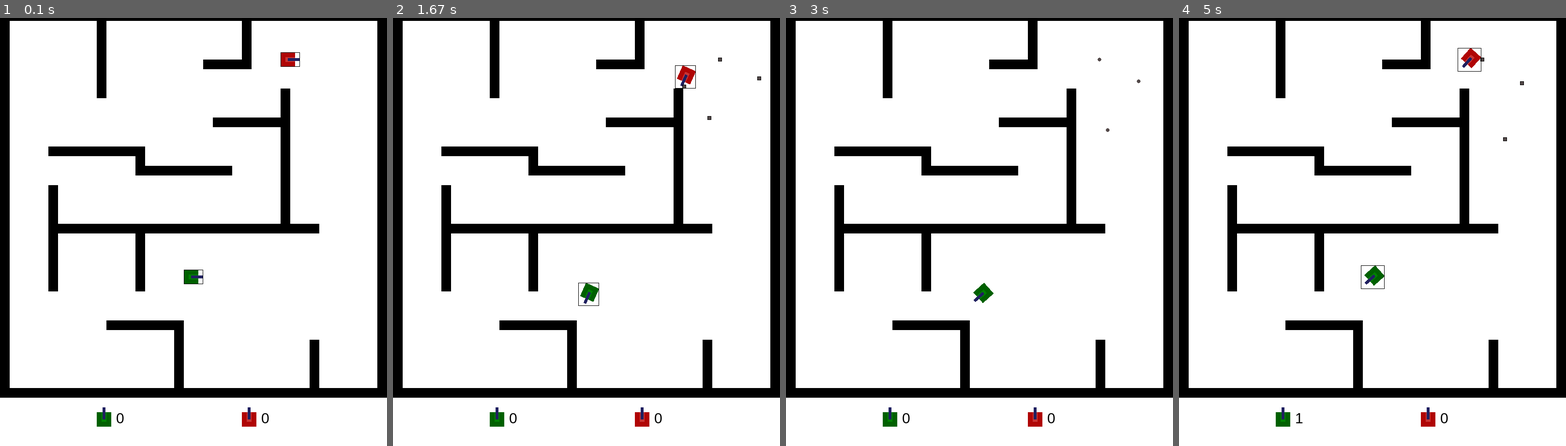
Above: before the commit, frames 1-4 (left to right).
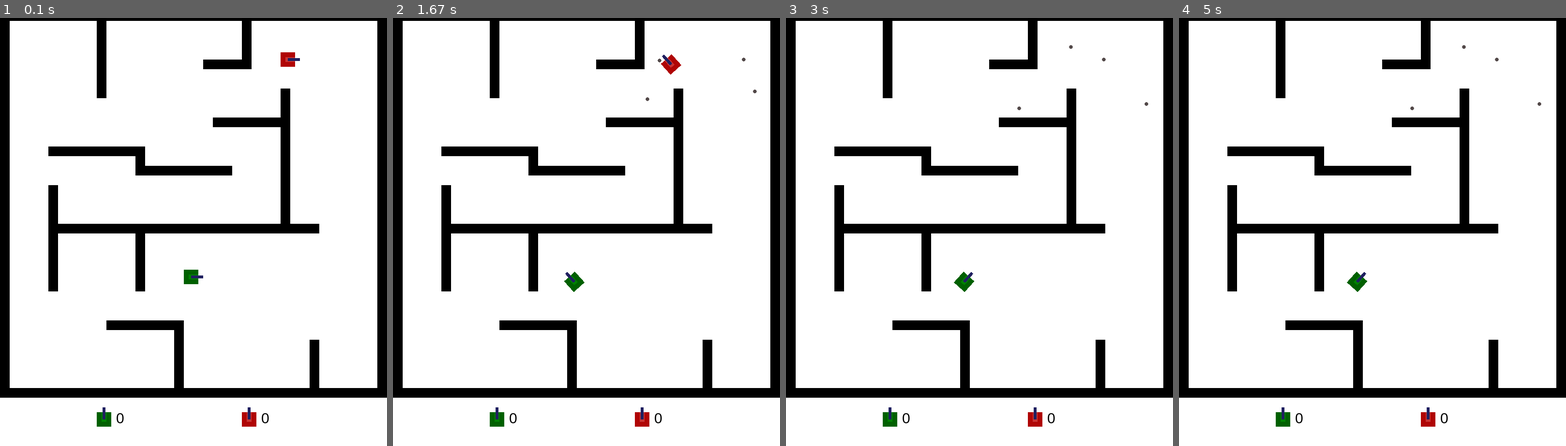
Above: after the commit, the same moments.

Repository: will-hd/Tank-Trouble
Game: pygame game, started from run.py
Two runs of this game, one before a commit and one after it. Both use one fixed random seed, a clock stepped at 60 frames per second and the inputs below.
Inputs:
- Up to frame 1 (0.1 s): no input
- Up to frame 2 (1.67 s): tap F at 0.33, 0.73, 1.03, 1.23, 1.57 s; hold Right 0.67-1.13 s; hold D 0.67-1.13 s; hold Up 1.17-1.47 s; hold W 1.17-1.47 s; hold Right from 1.5 s (still down); hold D from 1.5 s (still down)
- Up to frame 3 (3 s): tap F at 1.87, 2.07, 2.37 s; release Right at 1.97 s; release D at 1.97 s; hold Left 2-2.53 s; hold A 2-2.53 s
- Up to frame 4 (5 s): no input

The runs differ from the first frame. In frame 1, less than 0.1% of the frame differs, in the area x 47-78%, y 8-63%; in frame 2, 0.6%, in the area x 44-96%, y 8-68%; in frame 3, 0.3%; in frame 4, 0.5%.

Commit message:
changed to dpos = vel*dt and cleaned up bullet image
Using dt method makes speeds in game FPS invariant.

Diff:
--- a/bullets.py
+++ b/bullets.py
@@ -12,18 +12,20 @@
         super().__init__(self.game.all_bullet_group, tanks_bullet_group)
 
         # Surface, image, rect
-        self.image = pygame.Surface([8, 8])
-        self.image.fill((0, 0, 0))
-        self.image.set_colorkey((0, 0, 0))
+        self.image = pygame.Surface([8, 8], pygame.SRCALPHA)
+        # self.image.fill((0, 0, 0))
+        # self.image.set_colorkey((0, 0, 0))
+        # pygame.draw.rect(self.image, (0,0,0), (0, 0, 25, 6))
         pygame.draw.circle(self.image, constants.BULLET_COLOR, (4, 4), radius=4)
+        self.mask = pygame.mask.from_surface(self.image)
 
         self.direction = direction
         self.position = position.copy() + self.direction*6 # Bullet spawned closer to end of barrel
         self.rect = self.image.get_rect(center=self.position)
 
 
-        self.bullet_speed = 7
-        self.lifetime = 8000 # milliseconds
+        self.bullet_speed = 170
+        self.lifetime = 80000 # milliseconds
         self.spawn_time = pygame.time.get_ticks()
 
         self.frame = 0
@@ -35,12 +37,13 @@
         e.g. see https://www.youtube.com/watch?v=vAfveKX1pSc
         and https://www.reddit.com/r/pygame/comments/7bxo9r/checking_which_side_a_sprite_collides_with_another/
         """
+
         # Store previous state before collision, to reuse if next move causes collison
         self.position_before_collision = self.position.copy()
         self.positionx_before_collision = self.position_before_collision.x
         self.positiony_before_collision = self.position_before_collision.y
 
-        self.position += self.direction * self.bullet_speed
+        self.position += self.direction * self.bullet_speed * self.game.dt
 
         # Check if new movement has caused collision along x
         self.rect.centerx = self.position.x
@@ -56,6 +59,7 @@
             print(self.direction)
             self.position = self.position_before_collision
             self.rect.center = self.position
+
 
         current_time = pygame.time.get_ticks()
 
--- a/run.py
+++ b/run.py
@@ -50,7 +50,7 @@
         GAME_RUNNING = True
 
         while GAME_RUNNING:
-            self.clock.tick(30)
+            self.dt = self.clock.tick(60) / 1000 # Using dt method makes speed FPS invariant
 
             for event in pygame.event.get():
                 if event.type == pygame.QUIT:
@@ -67,6 +67,7 @@
             self.all_bullet_group.update()
             self.all_bullet_group.draw(self.screen)
 
+
             self.tank_group.update(keys)
             self.tank_group.draw(self.screen)
 
@@ -81,11 +82,11 @@
                 print(self.tanks_score)
                 self.reset()
 
-            for tank in self.tank_group:
-                pygame.draw.rect(self.screen, (0, 0, 0), (*tank.rect.topleft, *tank.image.get_size()), 1)
+            # for tank in self.tank_group:
+            #     pygame.draw.rect(self.screen, (0, 0, 0), (*tank.rect.topleft, *tank.image.get_size()), 1)
 
-            for bullet in self.all_bullet_group:
-                pygame.draw.rect(self.screen, (0, 0, 0), (*bullet.rect.topleft, *bullet.image.get_size()), 1)
+            # for bullet in self.all_bullet_group:
+            #     pygame.draw.rect(self.screen, (0, 0, 0), (*bullet.rect.topleft, *bullet.image.get_size()), 1)
 
             pygame.display.flip()
 
--- a/tank.py
+++ b/tank.py
@@ -21,7 +21,7 @@
         self.direction = vector(1, 0)
         self.rotation_offset = 0
 
-        self.tank_speed = 4
+        self.tank_speed = 100
         self.shoot_frequency: int = 300 #/milliseconds
         self.bullet_ready: bool = True
         self.max_bullets = 5
@@ -91,7 +91,7 @@
         return rotated_image, new_rect, new_mask
 
     def control(self, forward):
-        self.dpos += self.direction * self.tank_speed * forward
+        self.dpos += self.direction * self.tank_speed * forward * self.game.dt
 
     def handle_key_press(self, keys):
 
